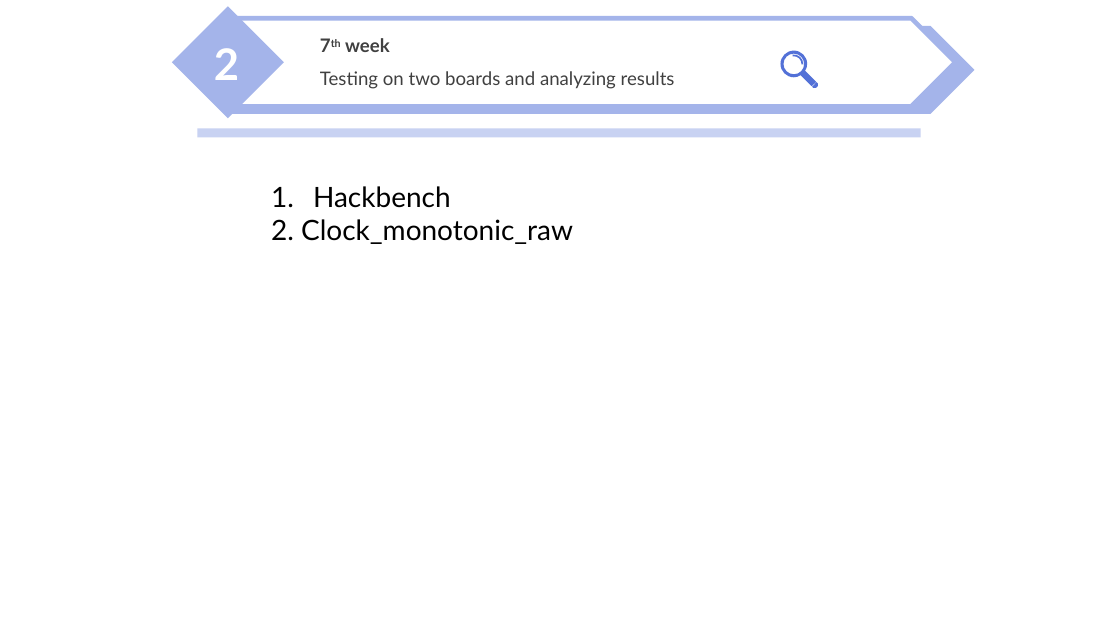
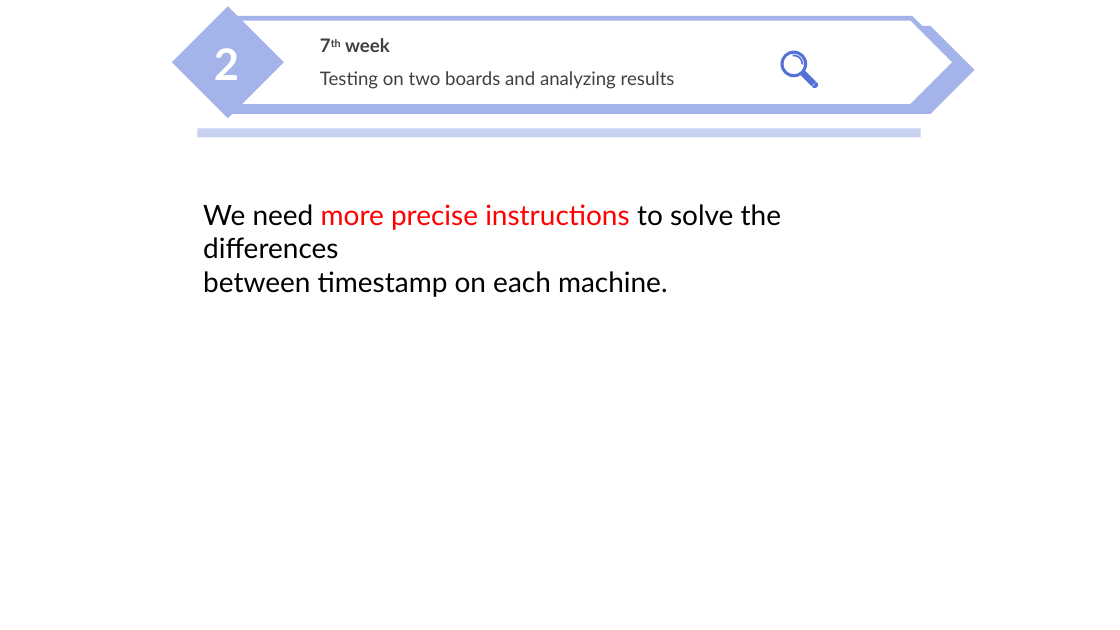
Before and after one commit to nicesick/Prototyping-Delay-Aware-V2X-Safe-Communications, a slide deck: slide 29 of documents/presentation/presentation_3.pptx. Drawn at 1120x630 pixels with LibreOffice and Linux fonts; fonts in the diff are those of the drawing; background and template pictures are left out. Boxes give left, top, right and bottom in pixels: in the first picture for what was removed or moved away, otherwise in the second. Text is boxed around its words. In the diff, an @@ line names an element or a change of style, - is before the commit and + after.

```diff
--- a/documents/presentation/presentation_3.pptx
+++ b/documents/presentation/presentation_3.pptx
@@ text at [203, 204, 781, 297]: text changed @@
-1. Hackbench
-2. Clock_monotonic_raw
+We need more precise instructions to solve the differences
+between timestamp on each machine.
```
Also in this commit, not shown: 1 other file.
